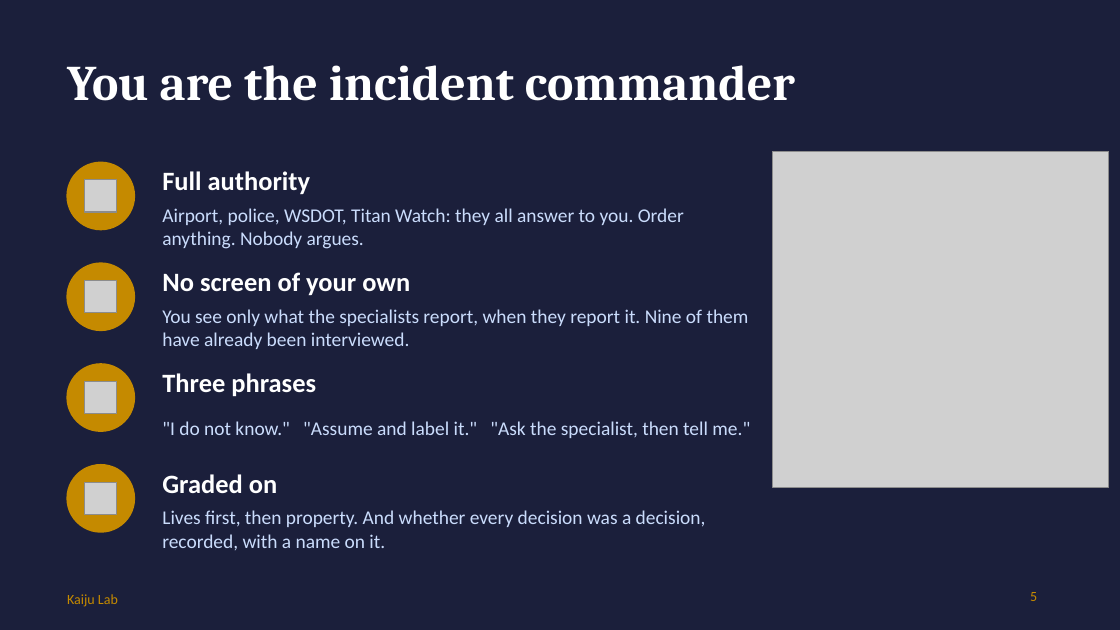
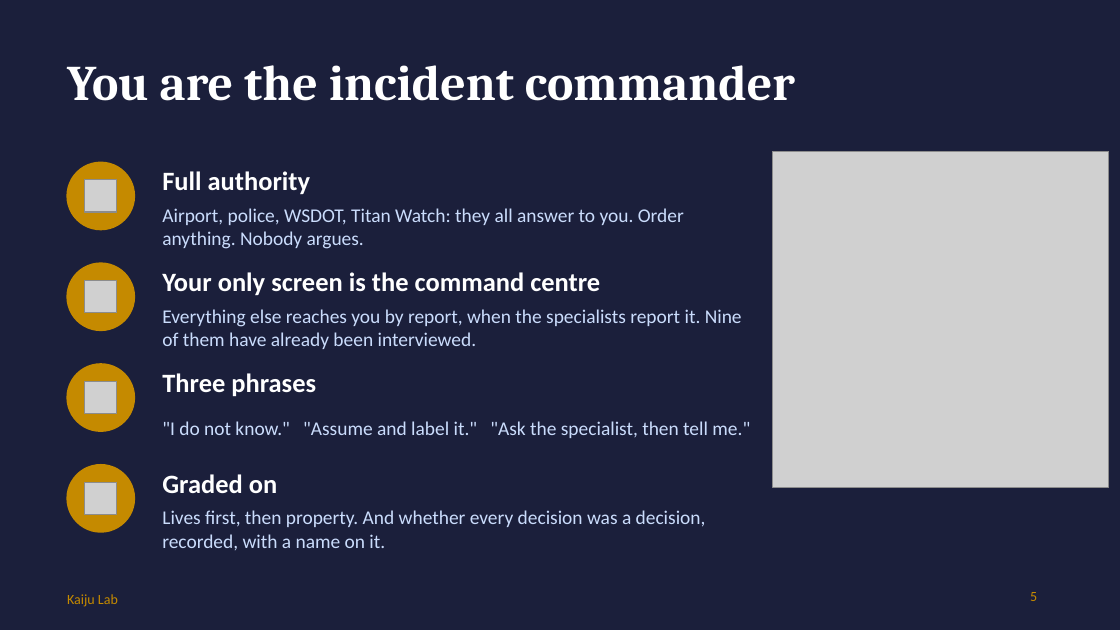
Before and after one commit to joelcapgemini/titan-watch-lab, a slide deck: slide 5 of lab/kaiju-lab-intro.pptx. Drawn at 1120x630 pixels with LibreOffice and Linux fonts; fonts in the diff are those of the drawing; grey boxes stand for pictures. Boxes give left, top, right and bottom in pixels: in the first picture for what was removed or moved away, otherwise in the second. Text is boxed around its words. In the diff, an @@ line names an element or a change of style, - is before the commit and + after.

```diff
--- a/lab/kaiju-lab-intro.pptx
+++ b/lab/kaiju-lab-intro.pptx
@@ text at (162, 272, 600, 295): text changed @@
-No screen of your own
+Your only screen is the command centre
@@ text at (162, 309, 742, 349): text changed @@
-You see only what the specialists report, when they report it. Nine of them have already been interviewed.
+Everything else reaches you by report, when the specialists report it. Nine of them have already been interviewed.
```
Also in this commit, not shown: 3 other slides changed, 11 other files.
